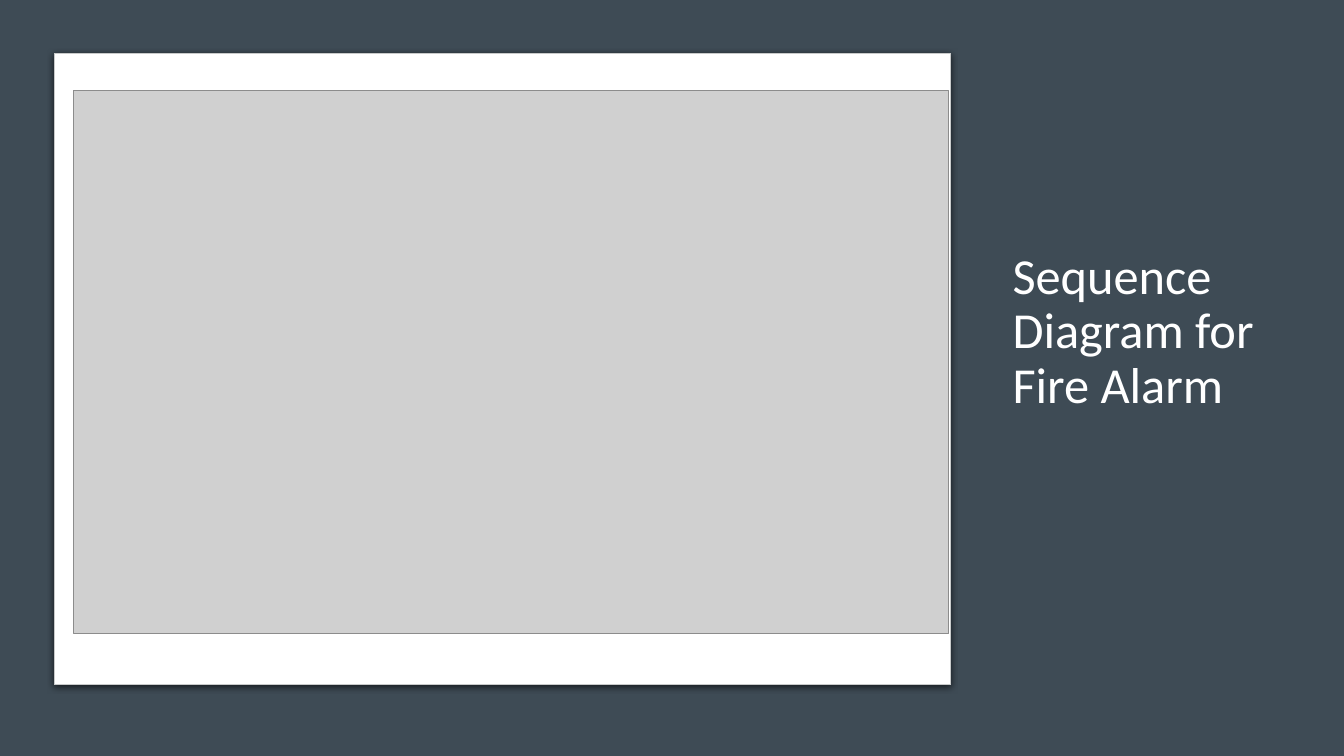
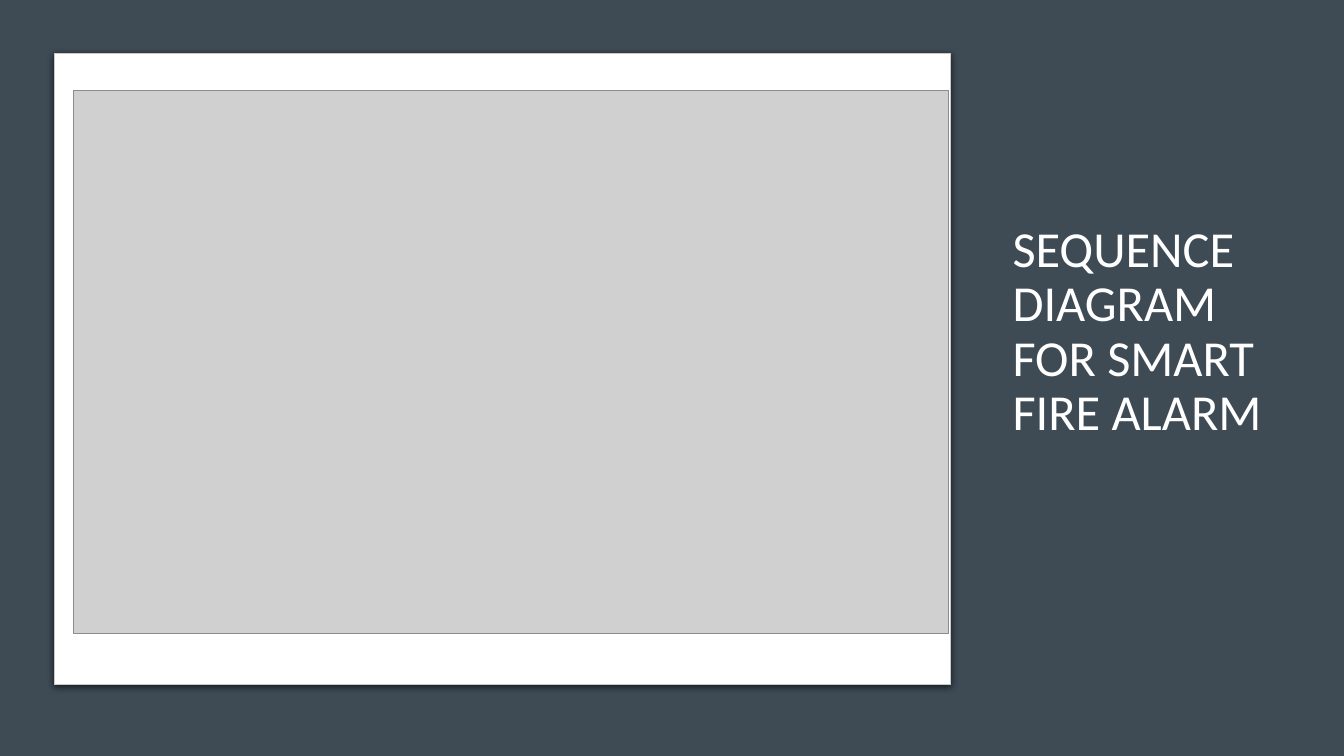
Before and after one commit to Microcontroller-Team-1/winter20-21, a slide deck: slide 17 of Project_Week_7&8/Precise Analysis.pptx (slide 16 before the commit). Drawn at 1344x756 pixels with LibreOffice and Linux fonts; fonts in the diff are those of the drawing; grey boxes stand for pictures. Boxes give left, top, right and bottom in pixels: in the first picture for what was removed or moved away, otherwise in the second. Text is boxed around its words. In the diff, an @@ line names an element or a change of style, - is before the commit and + after.

```diff
--- a/Project_Week_7&8/Precise Analysis.pptx
+++ b/Project_Week_7&8/Precise Analysis.pptx
@@ title at (x1=1013, y1=234, x2=1262, y2=430): text changed @@
-Sequence Diagram for Fire Alarm
+SEQUENCE DIAGRAM FOR SMART FIRE ALARM
```
Also in this commit, not shown: 2 slides added.
